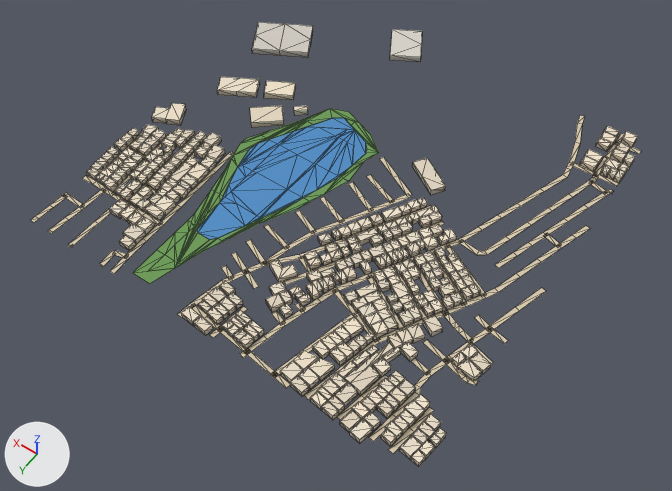
The glTF model public/assets/bengaluru-region-v1/tiles/t18_6-l1.glb, before and after one commit.
The view is the same before and after, from a 50 mm lens placed at (8850.0, 3836.0, 790.0), pointed at (9229.0, 3306.0, -43.0). The lights are fixed; the arrows at lower left show +X, +Y and +Z. The first picture is the older version. Mesh edges are drawn as thin lines. Vertices at exactly the same position are counted once.

Names of what the first picture shows: 'building', 'ground', 'water'.
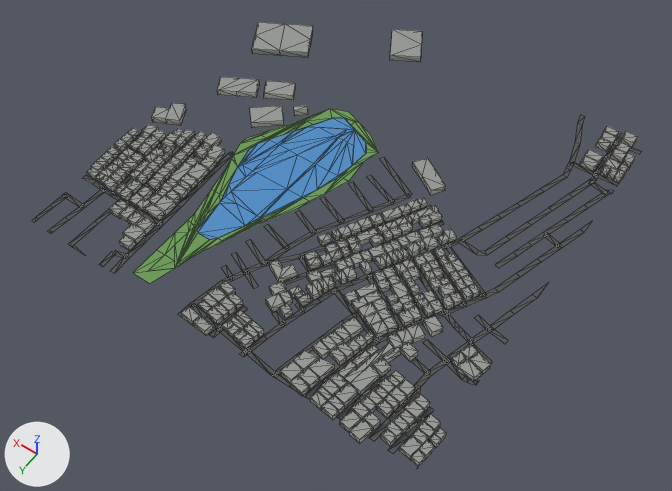
What the commit changed:
me_building is used by ob_building; location (9000.0, 3000.0, 0.0).
me_building had 2570 vertices, 3222 faces and spanned x -4.0..506.0, y -14.0..509.0, z 0.0..8.0.
me_building now has 2570 vertices, 3870 faces and spans x -4.0..506.0, y -14.0..509.0, z 0.0..8.0.
me_building part 1: 3222 kept faces spanning x -4.0..506.0, y -14.0..509.0, z 0.0..8.0 get new vertex colours.
me_ground is used by ob_ground; location (9000.0, 3000.0, 0.0).
Verts and faces of me_ground; kept vertices keep their numbers, new ones are numbered from 673.
Before the commit, vertices of me_ground: 439 (-3.0, 154.0, 1.0) at pixel (590, 228), 440 (3.0, 152.0, 1.0) at pixel (586, 225), 441 (3.0, 175.0, 1.0) at pixel (576, 238), 442 (9.0, 173.0, 1.0) at pixel (572, 234).
me_ground had 673 vertices, 608 faces and spanned x -3.0..502.0, y -1.0..503.0, z 1.0.
me_ground now has 682 vertices, 615 faces and spans x 0.0..500.0, y 0.0..500.0, z 1.0.
Part 2, on me_ground:
6 vertices are removed from x -1.0..31.0, y 13.0..95.0, z 1.0.
12 faces are deleted.
3 vertices move from x 1.0..85.0, y -1.0..95.0, z 1.0 to x 1.0..86.0, y 0.0..95.0, z 1.0.
6 vertices are added at (32.0, 20.0, 1.0), (26.0, 14.0, 1.0), (0.0, 89.0, 1.0), (0.0, 89.0, 1.0), (0.0, 93.0, 1.0), (0.0, 95.0, 1.0).
12 new faces join them.
Part 3, on me_ground:
5 vertices are removed from x -3.0..3.0, y 255.0..369.0, z 1.0.
8 faces are deleted.
3 vertices move from x 1.0..14.0, y 292.0..338.0, z 1.0 to x 0.0..15.0, y 299.0..332.0, z 1.0.
9 vertices are added at x 0.0..7.0, y 244.0..369.0, z 1.0.
12 new faces join them.
Part 4, on me_ground:
19 vertices are removed from x 78.0..502.0, y 468.0..503.0, z 1.0.
39 faces are deleted.
8 vertices move from x 22.0..207.0, y 438.0..503.0, z 1.0 to x 23.0..201.0, y 439.0..500.0, z 1.0.
24 vertices are added at x 0.0..500.0, y 462.0..500.0, z 1.0.
42 new faces join them.
Part 5, on me_ground:
Vertex 440 moves to (0.0, 143.0, 1.0), pixel (592, 220).
Vertex 442 moves to (6.0, 161.0, 1.0), pixel (580, 229).
Vertex 439 moves to (0.0, 163.0, 1.0), pixel (584, 232).
Vertex 441 moves to (0.0, 164.0, 1.0), pixel (583, 232).
me_ground part 6: 349 kept faces spanning x 0.0..497.0, y 0.0..500.0, z 1.0 get new vertex colours; the middle colour goes from beige #d7c9ae to dark grey #535556.

Location of each change, [x1, y1, x2, y2] in pixels of the pictures (672 x 491 px; the box of a moved part takes in the faces that stretch with it):
'building', reshaped: before [87, 22, 638, 467]; after [87, 22, 638, 466]
'ground', reshaped: before [31, 108, 641, 454]; after [32, 108, 641, 467]
part 2 of me_ground, moved or reshaped: [577, 115, 641, 195] in both
part 3 of me_ground, moved or reshaped: before [468, 288, 546, 385]; after [468, 282, 549, 385]
part 4 of me_ground, moved or reshaped: before [31, 175, 434, 454]; after [32, 175, 434, 467]
part 5 of me_ground, moved or reshaped: before [559, 225, 590, 248]; after [559, 221, 592, 248]
part 6 of me_ground, recoloured: [49, 115, 619, 454] in both
